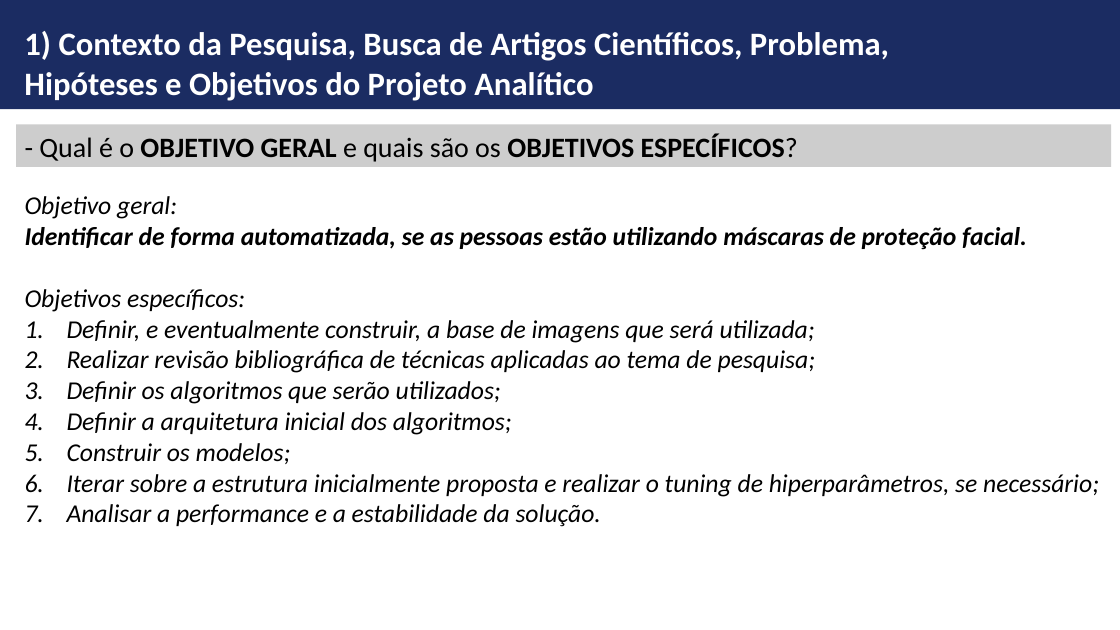
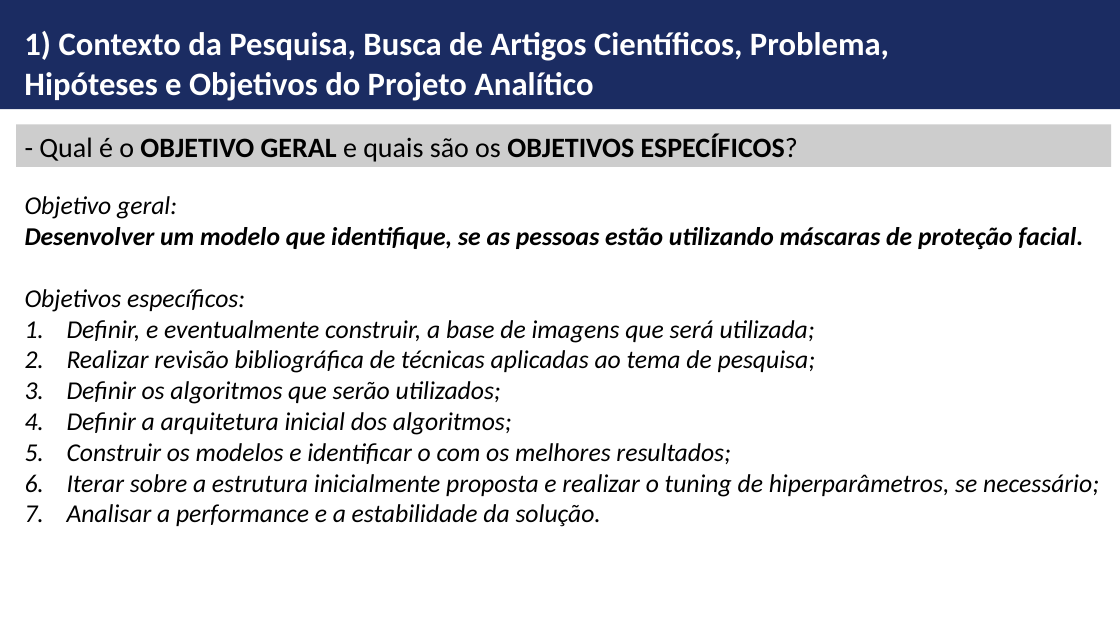
Before and after one commit to ldaniel/Challenges-Requirements-Analytical-Projects, a slide deck: slide 8 of presentation/FGV-MBA - Monografia - Detecção de Máscara Facial.pptx. Drawn at 1120x630 pixels with LibreOffice and Linux fonts; fonts in the diff are those of the drawing; background and template pictures are left out. Boxes give left, top, right and bottom in pixels: in the first picture for what was removed or moved away, otherwise in the second. Text is boxed around its words. In the diff, an @@ line names an element or a change of style, - is before the commit and + after.

```diff
--- a/presentation/FGV-MBA - Monografia - Detecção de Máscara Facial.pptx
+++ b/presentation/FGV-MBA - Monografia - Detecção de Máscara Facial.pptx
@@ text at bbox=[25, 227, 1083, 250]: text changed @@
-Identificar de forma automatizada, se as pessoas estão utilizando máscaras de proteção facial.
+Desenvolver um modelo que identifique, se as pessoas estão utilizando máscaras de proteção facial.
@@ text at bbox=[67, 443, 731, 464]: text changed @@
-5. Construir os modelos;
+5. Construir os modelos e identificar o com os melhores resultados;
```
Also in this commit, not shown: 4 other slides changed.
